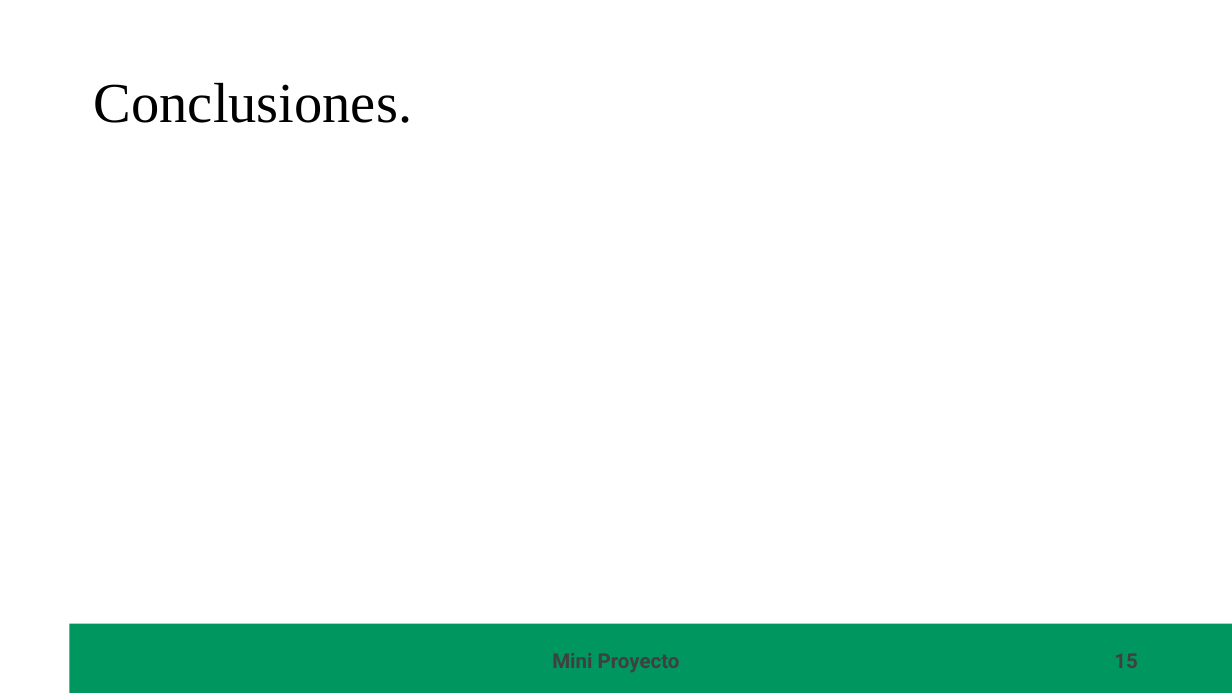
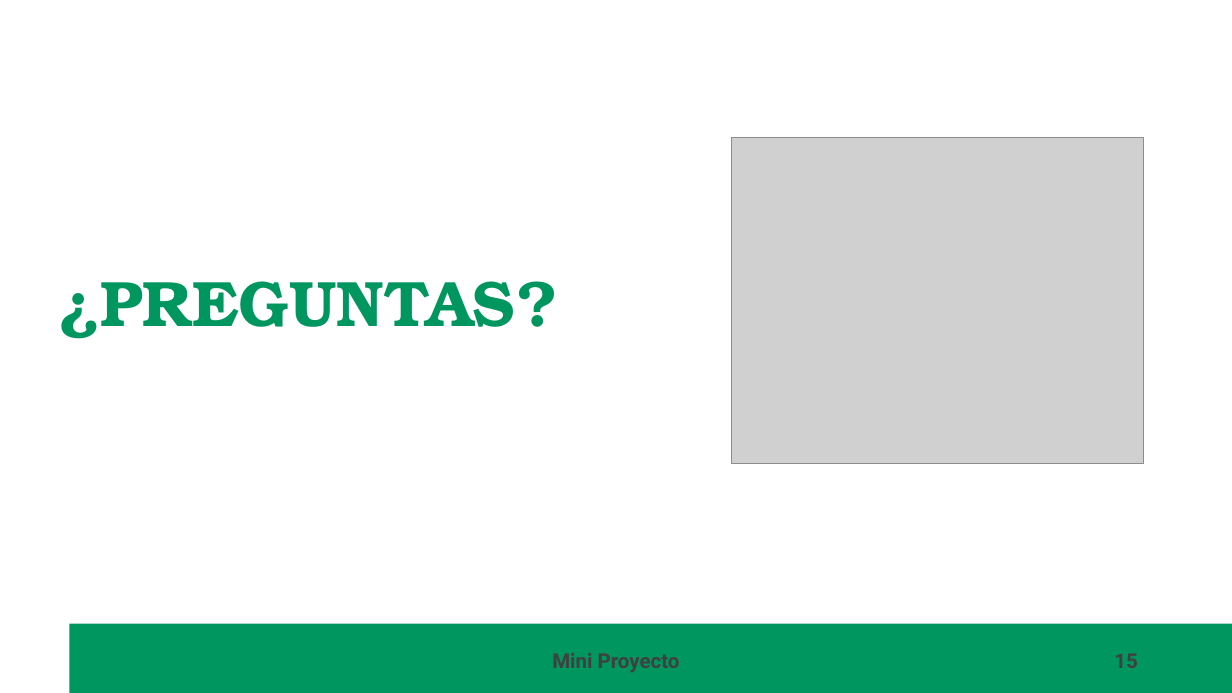
Before and after one commit to carmart4/ProyectoTD2025, a slide deck: slide 15 of presentacion/Presentacion.pptx. Drawn at 1232x693 pixels with LibreOffice and Linux fonts; fonts in the diff are those of the drawing; grey boxes stand for pictures; background and template pictures are left out. Boxes give left, top, right and bottom in pixels: in the first picture for what was removed or moved away, otherwise in the second. Text is boxed around its words. In the diff, an @@ line names an element or a change of style, - is before the commit and + after.

```diff
--- a/presentacion/Presentacion.pptx
+++ b/presentacion/Presentacion.pptx
@@ title removed at <box>94,82,412,123</box> @@
-Conclusiones.
@@ picture added at <box>732,138,1144,464</box> @@
@@ text added at <box>58,281,558,339</box>, 50 pt, text #00965F, bold @@
+¿PREGUNTAS?
```
Also in this commit, not shown: 12 other slides changed, 1 slide added, 1 slide removed, 1 other file.
